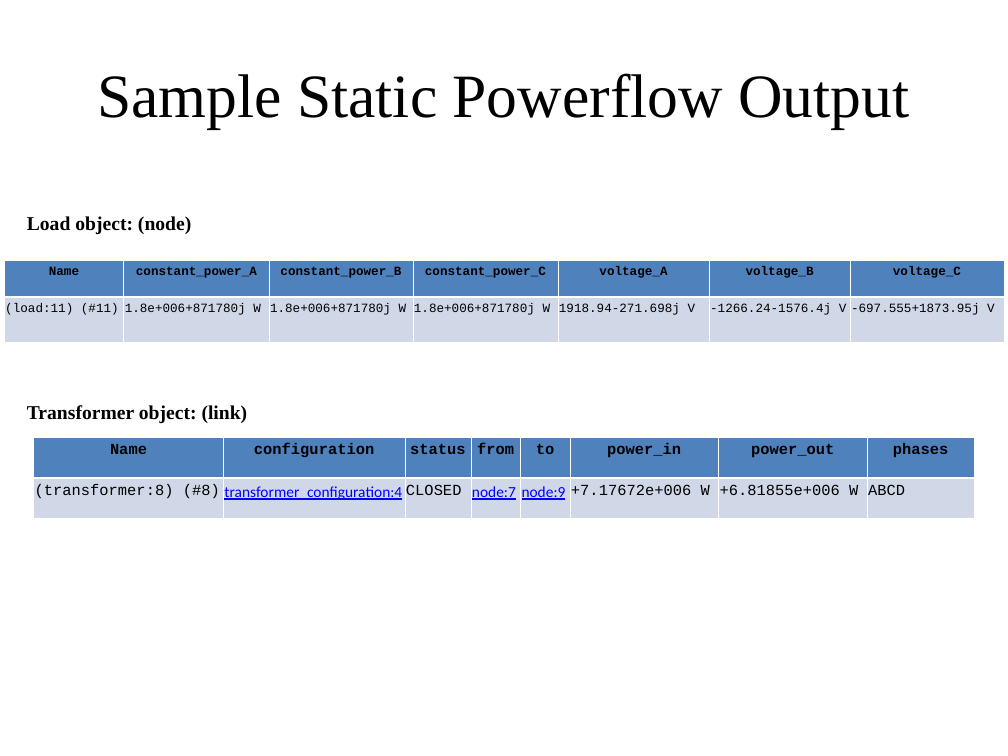
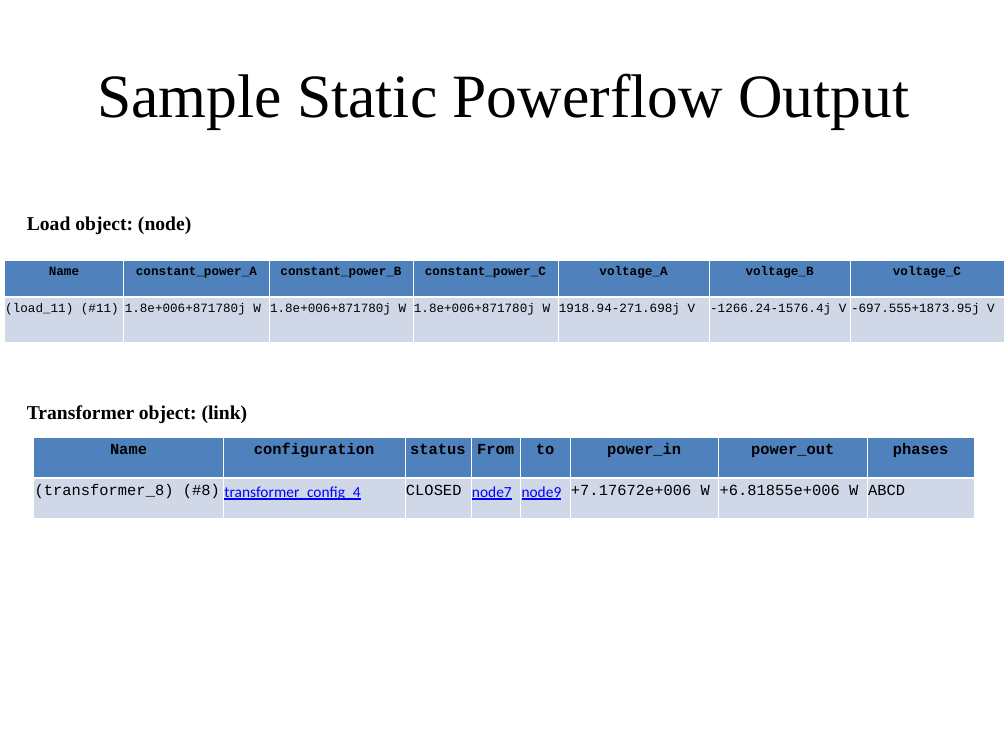
Before and after one commit to gridlab-d/course, a slide deck: slide 73 of ThreeDayCourse_v22/Day1/4.1 - Powerflow Module.ppt. Drawn at 1008x756 pixels with LibreOffice and Linux fonts; fonts in the diff are those of the drawing. Boxes give left, top, right and bottom in pixels: in the first picture for what was removed or moved away, otherwise in the second. Text is boxed around its words. In the diff, an @@ line names an element or a change of style, - is before the commit and + after.

```diff
--- a/ThreeDayCourse_v22/Day1/4.1 - Powerflow Module.ppt
+++ b/ThreeDayCourse_v22/Day1/4.1 - Powerflow Module.ppt
@@ table at (4,260,1005,342) @@
-row 2, column 1: (load:11) (#11)
+row 2, column 1: (load_11) (#11)
@@ table at (33,436,972,518) @@
-row 1, column 4: from
+row 1, column 4: From
-row 2: (transformer:8) (#8) | transformer_configuration:4 | CLOSED | node:7 | node:9 | +7.17672e+006 W | +6.81855e+006 W | ABCD
+row 2: (transformer_8) (#8) | transformer_config_4 | CLOSED | node7 | node9 | +7.17672e+006 W | +6.81855e+006 W | ABCD
```
Also in this commit, not shown: 9 other slides changed, 1 other file.
